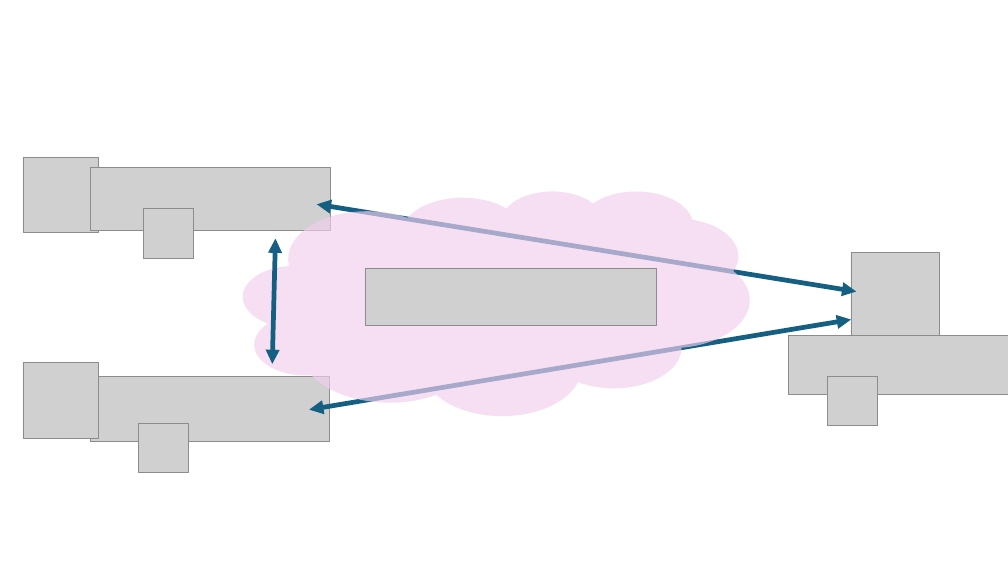
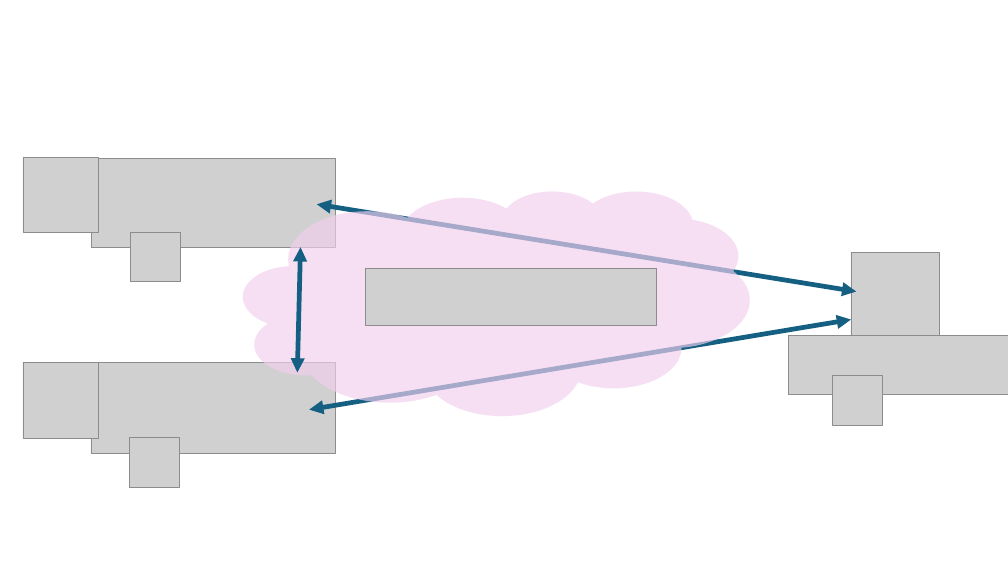
Before and after one commit to vantage6/vantage6-workshop, a slide deck: slide 5 of slides/chapter_1_PET_intro_pictures.pptx. Drawn at 1008x567 pixels with LibreOffice and Linux fonts; fonts in the diff are those of the drawing; grey boxes stand for pictures. Boxes give left, top, right and bottom in pixels: in the first picture for what was removed or moved away, otherwise in the second. Text is boxed around its words. In the diff, an @@ line names an element or a change of style, - is before the commit and + after.

```diff
--- a/slides/chapter_1_PET_intro_pictures.pptx
+++ b/slides/chapter_1_PET_intro_pictures.pptx
@@ picture: place and size @@
-picture at <box>91,167,330,231</box>
+picture at <box>91,158,335,247</box>
@@ picture: place and size @@
-picture at <box>144,209,194,258</box>
+picture at <box>130,232,180,281</box>
@@ double arrow moved from (275, 239) - (272, 364) to (300, 247) - (297, 373) @@
@@ picture: place and size @@
-picture at <box>91,377,330,442</box>
+picture at <box>91,363,336,454</box>
@@ picture: place and size @@
-picture at <box>827,377,877,426</box>
+picture at <box>833,376,882,425</box>
@@ picture: place and size @@
-picture at <box>138,423,188,473</box>
+picture at <box>130,438,180,487</box>
```
Also in this commit, not shown: 7 other slides changed, 2 slides added, 1 slide removed, 2 other files.
